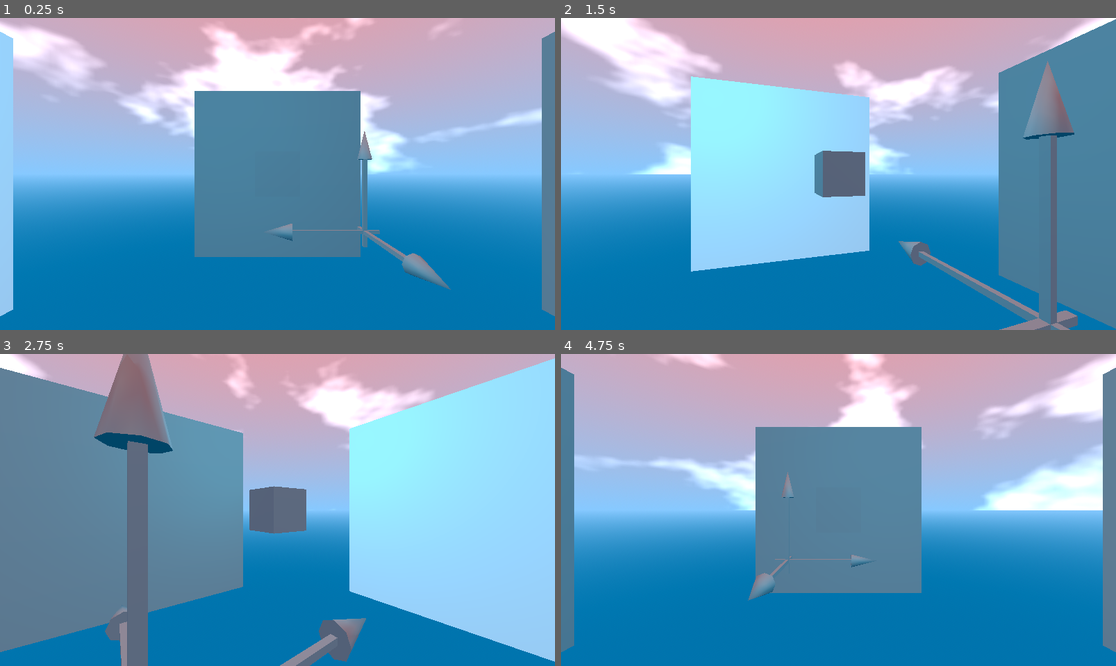
Above: before the commit, frames 1-4 (two rows, left to right).
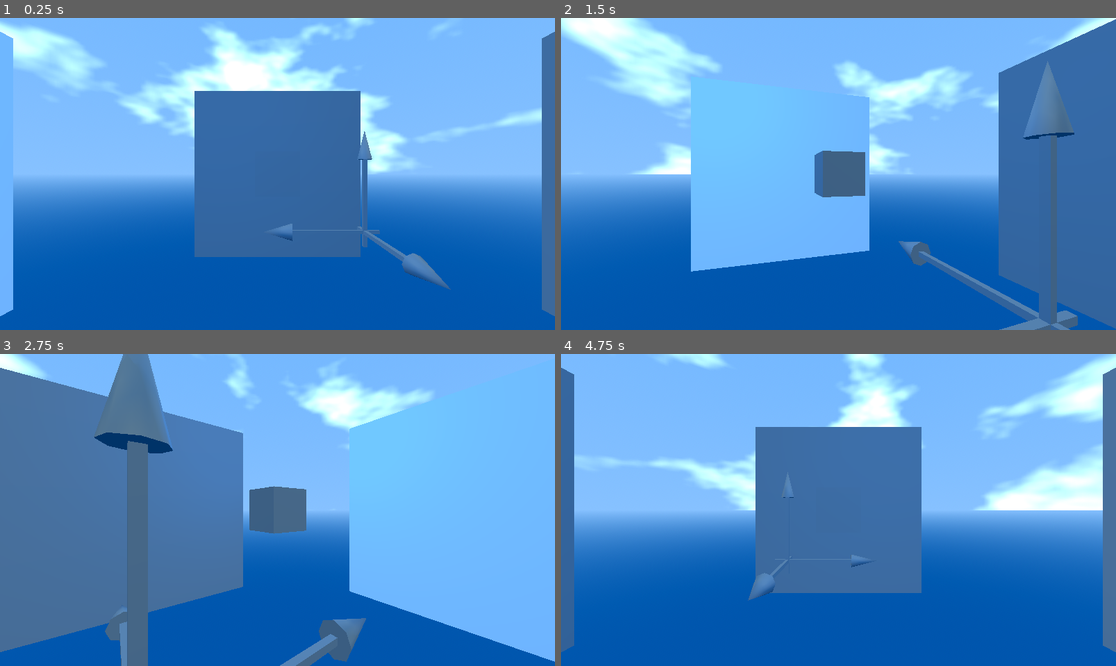
Above: after the commit, the same moments.

Repository: KaysData/LA_Game
Game: Godot game, scene res://0001.tscn
The game is run twice, just before and just after one commit, with the same random seed, the same clock (stepped at 60 frames per second) and the same inputs.
Inputs (mouse positions are in pixels of both pictures, inside the frame that each line leads up to):
- Up to frame 1 (0.25 s): no input
- Up to frame 2 (1.5 s): tap Enter at 0.5 s; move the mouse to (960, 158) at 0.52 s; hold Right (ui_right) 0.53-1.25 s; click (960, 158) at 0.67 s; drag from (727, 189) to (810, 236) at 1.27 s
- Up to frame 3 (2.75 s): tap Space at 2 s; move the mouse to (333, 441) at 2.02 s; hold Right (ui_right) from 2.03 s (still down); click (333, 441) at 2.17 s
- Up to frame 4 (4.75 s): release Right (ui_right) at 2.75 s; drag from (810, 572) to (672, 463) at 2.77 s; tap Enter at 3.5 s; move the mouse to (1005, 556) at 3.52 s; hold Left (ui_left) 3.53-4.25 s; click (1005, 556) at 3.67 s; drag from (672, 463) to (755, 432) at 4.27 s

The runs differ from the first frame. In frame 1, 71% of the frame differs, in the area x 0-100%, y 0-100%; in frame 2, 79%; in frame 3, 69%; in frame 4, 75%.

Commit message:
basic color switching functionality added

Diff:
--- a/LA_game_godot/0001.gd
+++ b/LA_game_godot/0001.gd
@@ -1,10 +1,10 @@
 extends Node3D
 
-
+var change_color = func(color_: Color) -> Color: return color_
 # Called when the node enters the scene tree for the first time.
 func _ready():
+	set_current_color("blue")
 	reassign_colors()
-
 
 # Called every frame. 'delta' is the elapsed time since the previous frame.
 func _process(delta):
@@ -22,12 +22,43 @@
 	color_.h = 0.585
 	return color_
 
+func set_current_color(color_name):
+	if color_name == "blue":
+		change_color = make_blue
+	elif color_name == "red":
+		change_color = make_red
+	elif color_name == "green":
+		change_color = make_green
+
 func reassign_colors():
 	var worldEnvironment = get_node("WorldEnvironment")
-	var current_color = worldEnvironment.environment.sky.sky_material.sky_top_color
+	var sky_material_ = worldEnvironment.environment.sky.sky_material
 
-	var new_color = make_red(current_color)
-	worldEnvironment.environment.sky.sky_material.sky_top_color = new_color
+	#Gets current sky box color values
+	var current_sky_c = sky_material_.sky_top_color
+	var current_sky_horizon_c = sky_material_.sky_horizon_color
+	var current_ground_bottom_c = sky_material_.ground_bottom_color
+	var current_ground_horizon_c = sky_material_.ground_horizon_color
+
+	#Changes color values
+	var new_sky_c = change_color.call(current_sky_c)
+	var new_sky_horizon_c = change_color.call(current_sky_horizon_c)
+	var new_ground_bottom_c = change_color.call(current_ground_bottom_c)
+	var new_ground_horizon_c = change_color.call(current_ground_horizon_c)
+
+	#Sets new sky box color values
+	sky_material_.sky_top_color = new_sky_c
+	sky_material_.sky_horizon_color = new_sky_horizon_c
+	sky_material_.ground_bottom_color = new_ground_bottom_c
+	sky_material_.ground_horizon_color = new_ground_horizon_c
+
+	#Gets, changes, and sets OmniLight color
+	var local_light = get_node("OmniLight3D")
+	var current_light_c = local_light.light_color
+	var new_light_c = change_color.call(current_light_c)
+	local_light.light_color = new_light_c
+
+
 	"
 	var counter = 0
 	for material_ in material_list:
--- a/LA_game_godot/0001.tscn
+++ b/LA_game_godot/0001.tscn
@@ -20,7 +20,7 @@
 noise = SubResource("FastNoiseLite_ku35s")
 
 [sub_resource type="ProceduralSkyMaterial" id="ProceduralSkyMaterial_alta3"]
-sky_top_color = Color(0.603922, 1, 0.572549, 1)
+sky_top_color = Color(0.431373, 0.643137, 1, 1)
 sky_horizon_color = Color(0.52549, 0.788235, 1, 1)
 sky_curve = 0.424264
 sky_cover = SubResource("NoiseTexture2D_mxpon")
--- a/LA_game_godot/OmniLight3D.gd
+++ b/LA_game_godot/OmniLight3D.gd
@@ -3,8 +3,7 @@
 
 # Called when the node enters the scene tree for the first time.
 func _ready():
-	pass # Replace with function body.
-
+	pass
 
 # Called every frame. 'delta' is the elapsed time since the previous frame.
 func _process(delta):
--- a/LA_game_godot/WorldEnvironment.gd
+++ b/LA_game_godot/WorldEnvironment.gd
@@ -4,27 +4,8 @@
 # Called when the node enters the scene tree for the first time.
 func _ready():
 	pass
-	#reassign_colors()
+
 
 # Called every frame. 'delta' is the elapsed time since the previous frame.
 func _process(delta):
 	pass
-
-"func make_red(color_:Color):
-	color_.h = 0
-	return color_
-
-func make_green(color_:Color):
-	color_.h = 0.321
-	return color_
-
-func make_blue(color_:Color):
-	color_.h = 0.585
-	return color_
-
-func reassign_colors():
-	var current_color = environment.sky.sky_material.sky_top_color.sky_top_color
-	var new_color = make_red(current_color)
-	environment.sky.sky_material.sky_top_color = new_color
-
-"
--- a/LA_game_godot/project.godot
+++ b/LA_game_godot/project.godot
@@ -10,15 +10,11 @@
 
 [application]
 
-config/name="LA_puzzle_game"
+config/name="La Game Godot"
 run/main_scene="res://0001.tscn"
 config/features=PackedStringArray("4.0", "Mobile")
 config/icon="res://icon.svg"
 
-[input_devices]
-
-pointing/emulate_touch_from_mouse=true
-
 [rendering]
 
 renderer/rendering_method="mobile"
